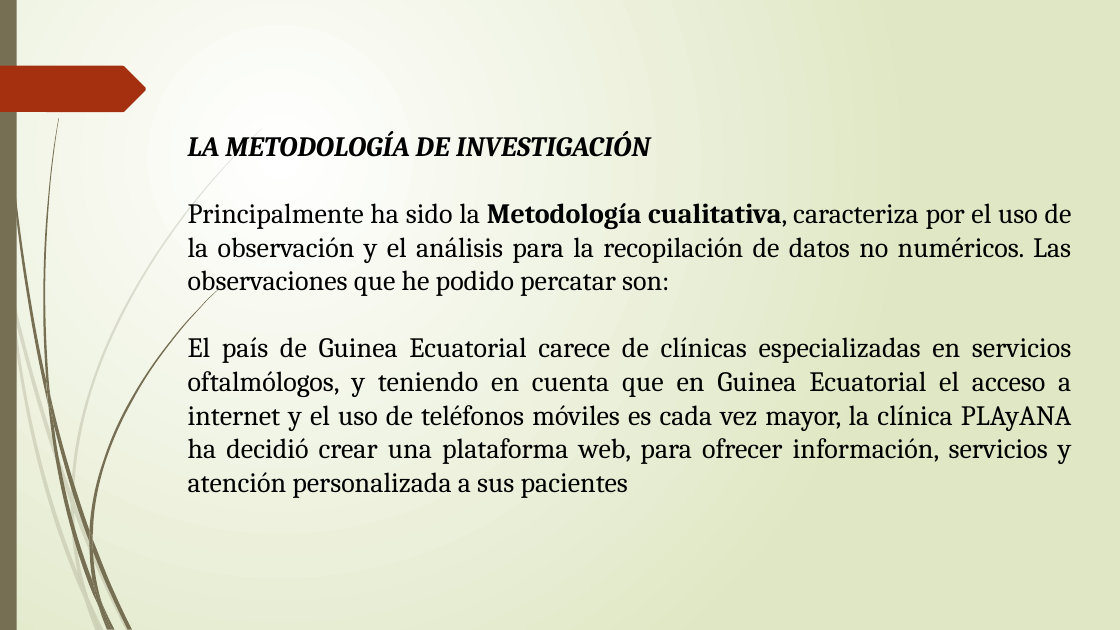
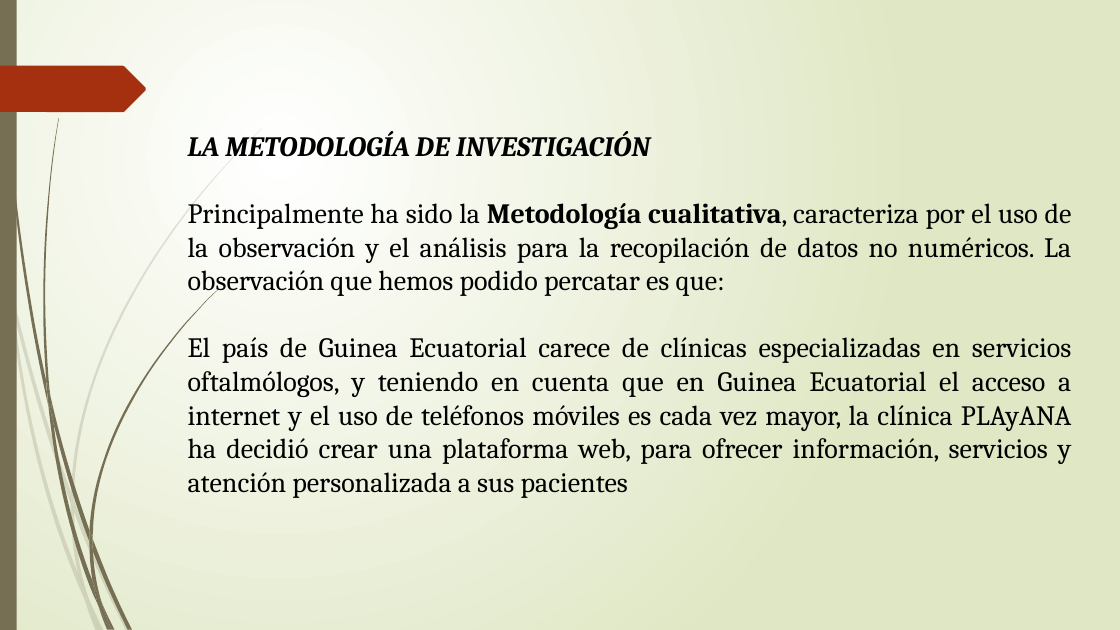
Before and after one commit to anatrinimaye/playana, a slide deck: slide 4 of docs/presentacion.pptx. Drawn at 1120x630 pixels with LibreOffice and Linux fonts; fonts in the diff are those of the drawing. Boxes give left, top, right and bottom in pixels: in the first picture for what was removed or moved away, otherwise in the second. Text is boxed around its words. In the diff, an @@ line names an element or a change of style, - is before the commit and + after.

```diff
--- a/docs/presentacion.pptx
+++ b/docs/presentacion.pptx
@@ text at (x1=188, y1=203, x2=1072, y2=296): text changed @@
-  Principalmente ha sido la Metodología cualitativa, caracteriza por el uso de la observación y el análisis para la recopilación de datos no numéricos. Las observaciones que he podido percatar son:
+  Principalmente ha sido la Metodología cualitativa, caracteriza por el uso de la observación y el análisis para la recopilación de datos no numéricos. La observación que hemos podido percatar es que:
```
Also in this commit, not shown: 1 slide added, 2 other files.
